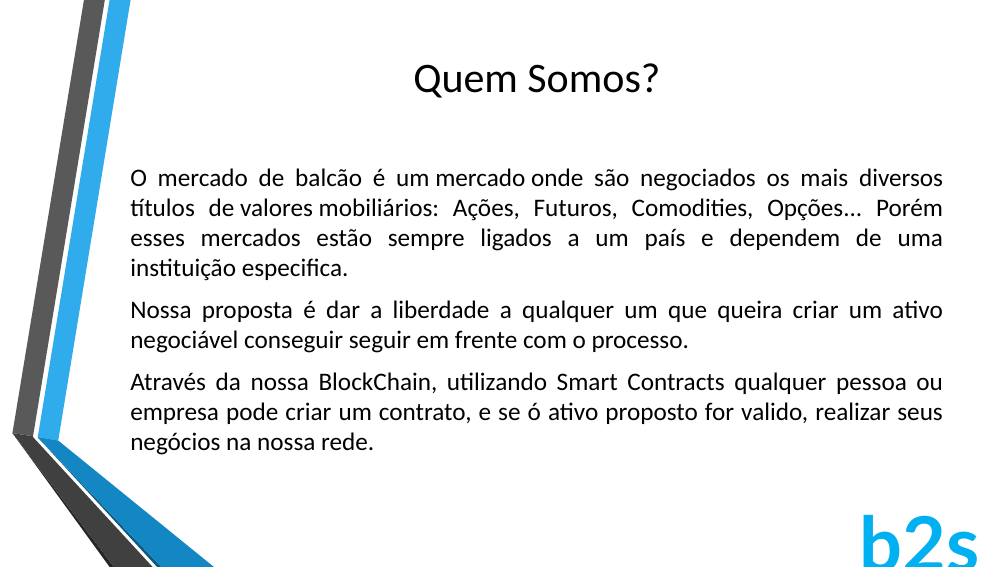
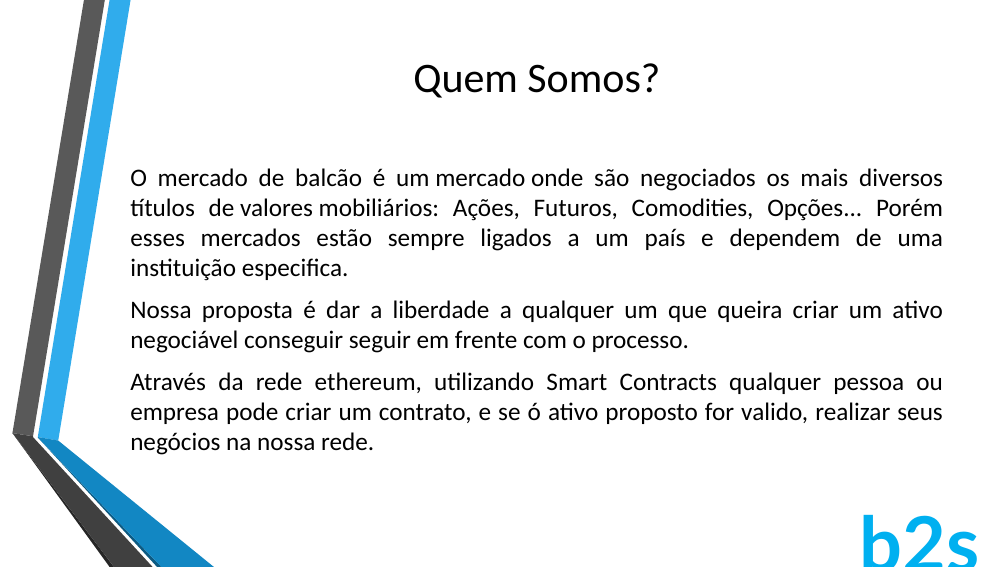
Before and after one commit to hugoecarl/Startup_Stock_Exg, a slide deck: slide 3 of Apresentação/Apresentação.pptx. Drawn at 1008x567 pixels with LibreOffice and Linux fonts; fonts in the diff are those of the drawing; background and template pictures are left out. Boxes give left, top, right and bottom in pixels: in the first picture for what was removed or moved away, otherwise in the second. Text is boxed around its words. In the diff, an @@ line names an element or a change of style, - is before the commit and + after.

Commit message:
UPDATE removendo a nossa rede da apresentação

```diff
--- a/Apresentação/Apresentação.pptx
+++ b/Apresentação/Apresentação.pptx
@@ text at box(130, 372, 943, 455): text changed @@
-Através da nossa BlockChain, utilizando Smart Contracts qualquer pessoa ou empresa pode criar um contrato, e se ó ativo proposto for valido, realizar seus negócios na nossa rede.
+Através da rede ethereum, utilizando Smart Contracts qualquer pessoa ou empresa pode criar um contrato, e se ó ativo proposto for valido, realizar seus negócios na nossa rede.
```
Also in this commit, not shown: 1 other slide changed.
